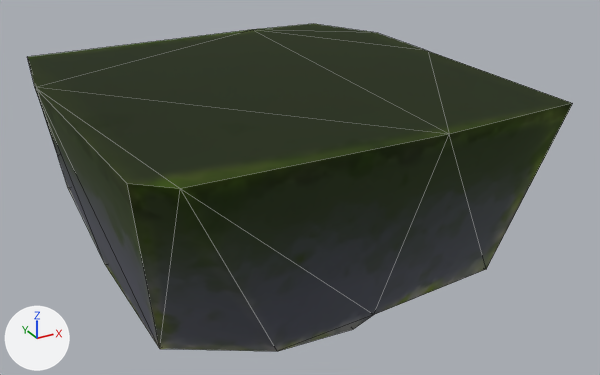
What one commit did to the glTF model assets/models/platform_1.glb.
Both versions are drawn from a camera (50 mm lens) standing at (-1.72, -3.5, 1.14) and looking at (0.11, -0.17, -0.53). The axes (+X, +Y, +Z) are drawn at lower left. The lights are the same throughout. The picture after the commit comes second. Mesh edges are drawn as thin lines. Objects named as collision shapes, trigger or cutter boxes, shadow casters or lower levels of detail are left out. Where no turn or scale is listed for an object, it has been applied to the vertices.

Names of what the first picture shows: 'Pebble_Square_4'.
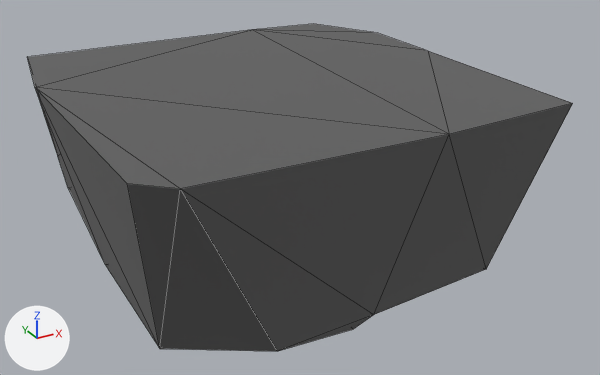
What the commit changed:
In material 'PathRocks' (mat_pathrocks), texture is no longer img_pathrocks_diffuse.
In material 'PathRocks' (mat_pathrocks), base_color is now set to (0.159, 0.159, 0.159), grey #6f6f6f.

Location of each change, [x1, y1, x2, y2] in pixels of the pictures (600 x 375 px):
'Pebble_Square_4', surface changed (lighter): [27, 24, 572, 351] in both
